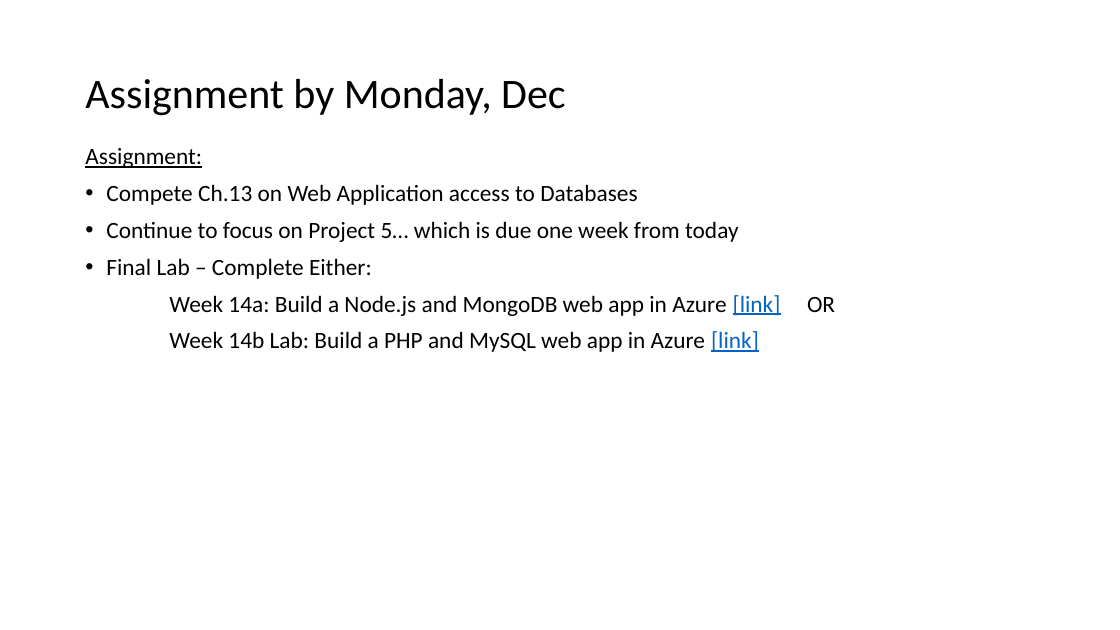
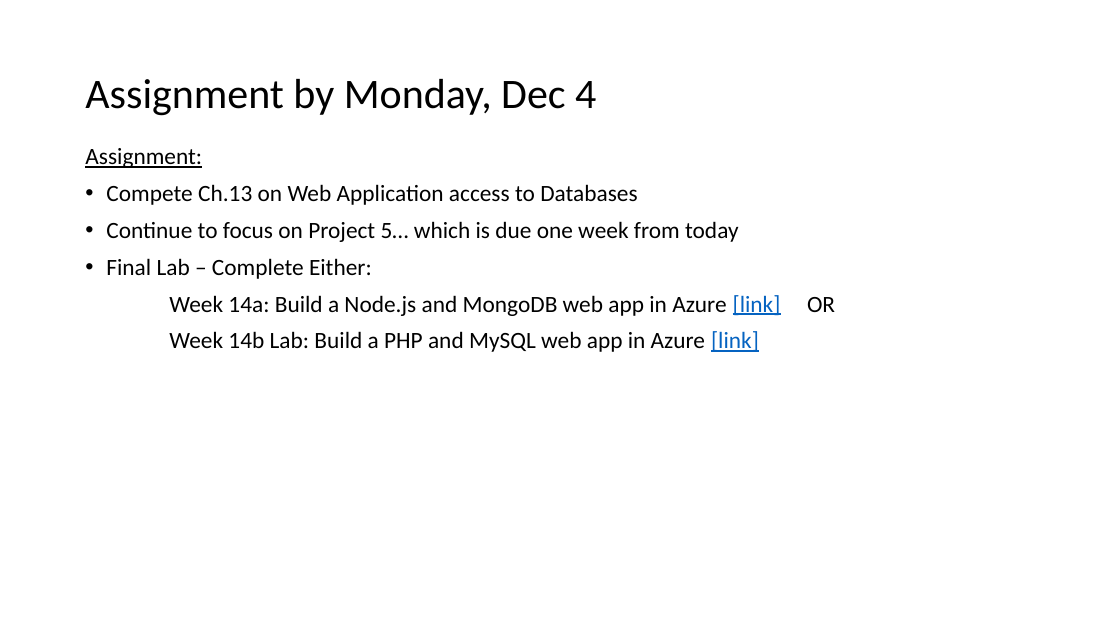
Before and after one commit to EricJPogue/www-epogue-info, a slide deck: slide 7 of CPSC-24700/Presentations/session-38.pptx (slide 6 before the commit). Drawn at 1120x630 pixels with LibreOffice and Linux fonts; fonts in the diff are those of the drawing. Boxes give left, top, right and bottom in pixels: in the first picture for what was removed or moved away, otherwise in the second. Text is boxed around its words. In the diff, an @@ line names an element or a change of style, - is before the commit and + after.

```diff
--- a/CPSC-24700/Presentations/session-38.pptx
+++ b/CPSC-24700/Presentations/session-38.pptx
@@ title at (85, 79, 596, 116): text changed @@
-Assignment by Monday, Dec
+Assignment by Monday, Dec 4
```
Also in this commit, not shown: 1 other slide changed, 2 slides added, 1 other file.
